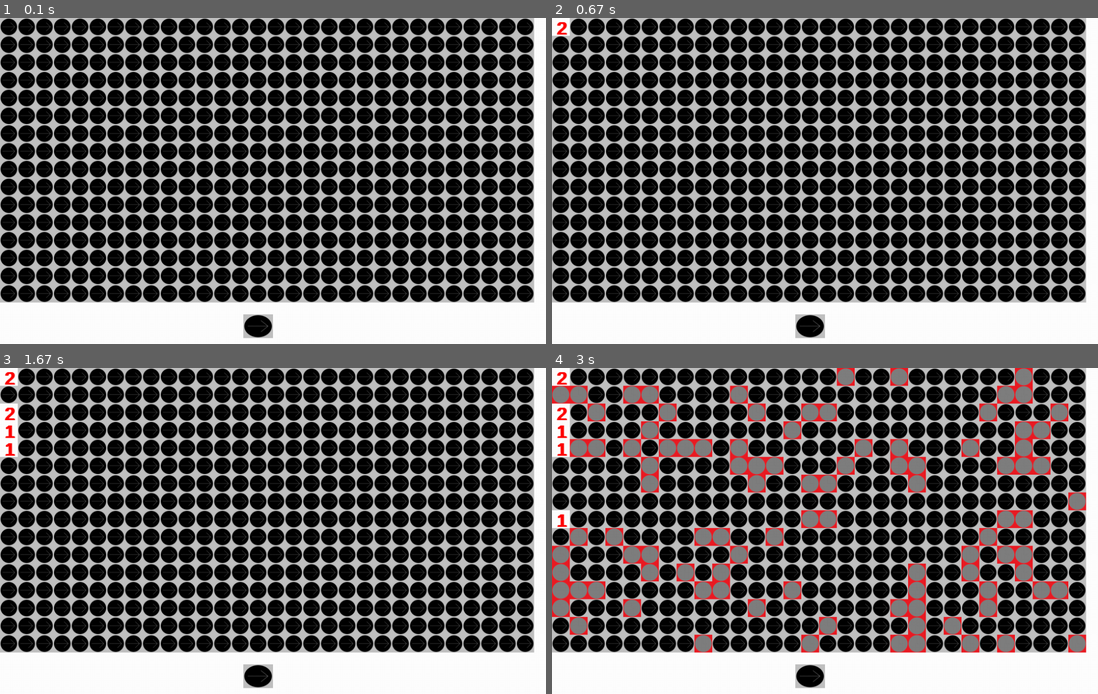
Above: before the commit, frames 1-4 (two rows, left to right).
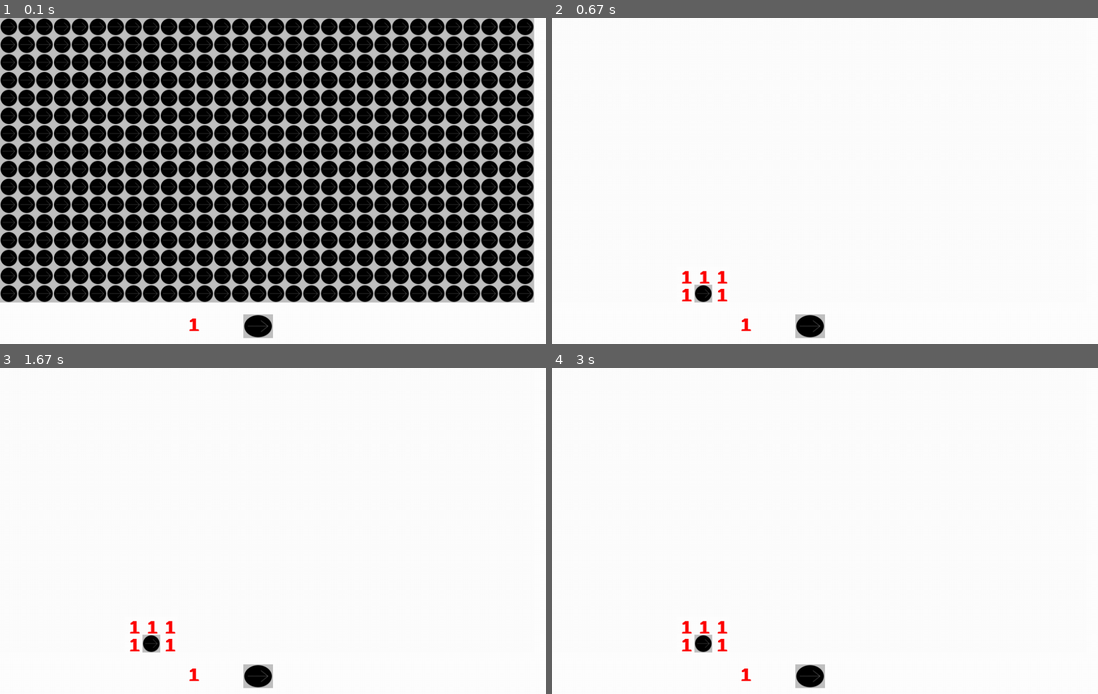
Above: after the commit, the same moments.

Repository: DevSum/minesweeper
Game: pygame game, started from game_controller.py
Same seed, same stepped clock (60 frames per second), same inputs: the game is played once before the commit and once after it.
Inputs (mouse positions are in pixels of both pictures, inside the frame that each line leads up to):
- Up to frame 1 (0.1 s): no input
- Up to frame 2 (0.67 s): click (562, 27) at 0.38 s
- Up to frame 3 (1.67 s): click (10, 413) at 0.72 s; click (10, 429) at 1.05 s; click (10, 449) at 1.38 s
- Up to frame 4 (3 s): click (562, 517) at 1.72 s; click (562, 553) at 2.55 s

The runs differ from the first frame. In frame 1, less than 0.1% of the frame differs, in the area x 34-37%, y 92-97%; in frame 2, 85%, in the area x 0-98%, y 0-97%; in frame 3, 85%; in frame 4, 85%.

Commit message:
feature: bomb count show

Diff:
--- /dev/null
+++ b/component/number_box.py
@@ -0,0 +1,27 @@
+import pygame
+
+from component.component import Component
+from variables import Style
+
+
+class NumberBox(Component):
+    def __init__(self, left: int, top: int, width: int, height: int, number: int or callable):
+        super().__init__(left, top, width, height)
+        self.number = number
+
+    def draw(self, screen: pygame.Surface):
+        font_face = pygame.font.SysFont('arial', Style.GRID_SIDE_LENGTH)
+        font_face.set_bold(True)
+        screen.blit(font_face.render(
+            str(self.number if type(self.number) == int else self.number()),
+            True,
+            Style.NUMBER_COLOR,
+            Style.BG_COLOR),
+            (self.left + Style.GRID_SIDE_LENGTH // 4, self.top)
+        )
+
+    def setNumber(self, number: int or callable):
+        if type(number) == int:
+            self.number = number
+        else:
+            self.number = number()
--- a/mine_sweeper_windows.py
+++ b/mine_sweeper_windows.py
@@ -1,5 +1,6 @@
 from component.grid import GridComponent
 from component.button import Button
+from component.number_box import NumberBox
 from minesweeper_game.game import Game
 from variables import Style
 
@@ -29,6 +30,14 @@
             Style.BUTTON_HEIGHT,
             click_callback=self.new_game
         ))
+        self.bomb_count_component = NumberBox(
+            Style.BOMB_COUNT_POSITION[0],
+            Style.BOMB_COUNT_POSITION[1],
+            Style.NUMBER_BOX_WIDTH,
+            Style.NUMBER_BOX_HEIGHT,
+            number=lambda: self.game.bomb_number()
+        )
+        self.components.append(self.bomb_count_component)
 
     def open_grid_func(self, row, col):
         return lambda: self.game.open(row, col)
--- a/minesweeper_game/game.py
+++ b/minesweeper_game/game.py
@@ -12,11 +12,19 @@
         self.board = Board(self.row_n, self.col_n)
         self.bomb_list = []
 
+        self.opened_grid_count = 0
+        self.flag_count = 0
+
+    def bomb_number(self):
+        return self.mine_count - self.flag_count
+
     def new_game(self):
         self.board.refresh_grid()
         self.bomb_list = self.board.generate_mine(self.mine_count)
         self.opened_grid = [[False for _ in range(self.col_n)] for _ in range(self.row_n)]
         self.gaming = True
+        self.opened_grid_count = 0
+        self.flag_count = 0
 
     def game_over(self):
         self.gaming = False
@@ -34,10 +42,14 @@
             return False
 
         self.opened_grid[row][col] = True
+        self.opened_grid_count += 1
 
         if self.board.get_grid(row, col).is_mine():
             self.game_over()
             return True
+
+        if self.opened_grid_count == self.row_n * self.col_n - self.mine_count:
+            self.win()
 
         mine_neighbor = self.get_neighbor(row, col)
         if mine_neighbor == 0:
@@ -46,6 +58,9 @@
         else:
             self.board.get_grid(row, col).setState(GridState.NUMBER)
             self.board.get_grid(row, col).set_number(mine_neighbor)
+
+    def win(self):
+        self.gaming = False
 
     def mark(self, row: int, col: int):
         if not self.gaming:
@@ -57,8 +72,10 @@
         grid = self.board.get_grid(row, col)
         if grid.getState() == GridState.FLAG:
             grid.setState(GridState.CLOSED)
+            self.flag_count -= 1
         elif grid.getState() == GridState.CLOSED:
             grid.setState(GridState.FLAG)
+            self.flag_count += 1
 
     def get_neighbor(self, row, col):
         mine_count: int = 0
--- a/variables.py
+++ b/variables.py
@@ -11,6 +11,9 @@
     BUTTON_HEIGHT = 40
     NEW_GAME_POSITION = 410, 500
     NUMBER_COLOR = COLOR_RED
+    NUMBER_BOX_WIDTH = 40
+    NUMBER_BOX_HEIGHT = 40
+    BOMB_COUNT_POSITION = 310, 500
 
 
 class Resource:
@@ -25,4 +28,4 @@
 class Custom:
     GRID_ROW = 30
     GRID_COL = 16
-    BOMB_COUNT = 99
+    BOMB_COUNT = 1
